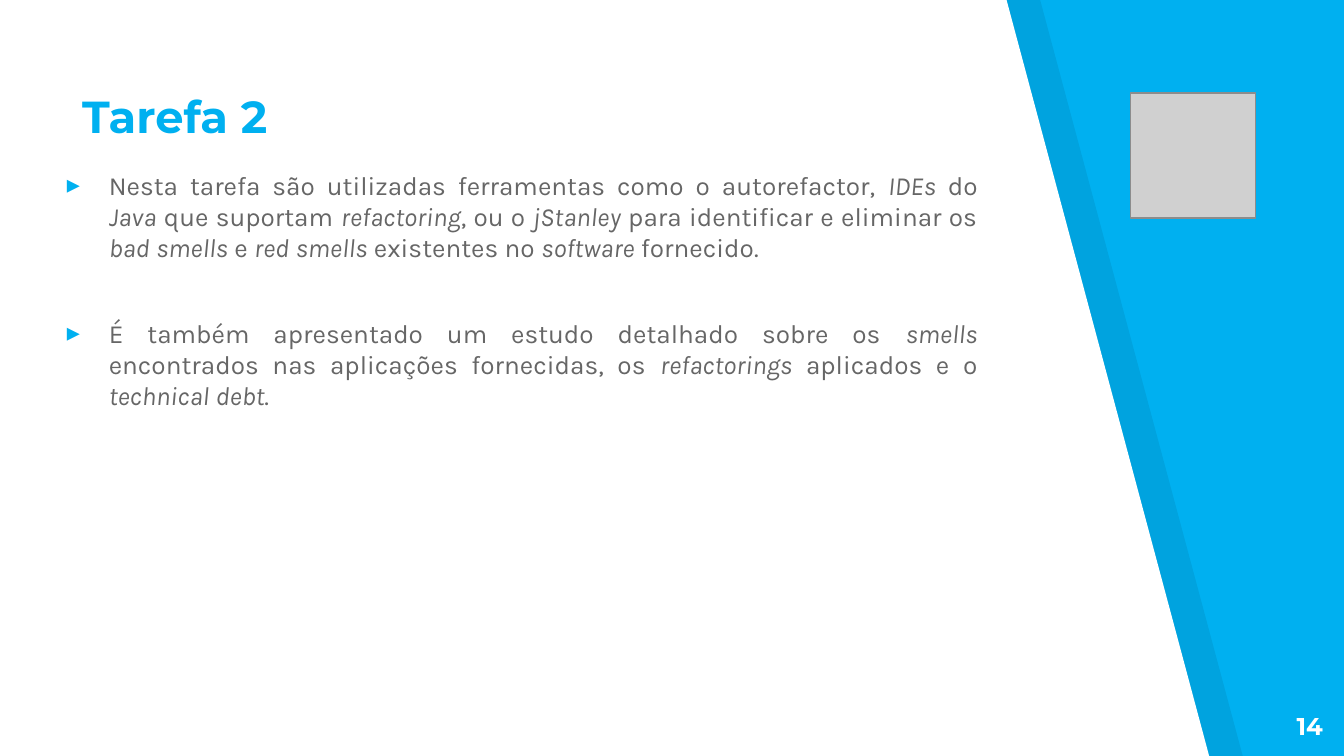
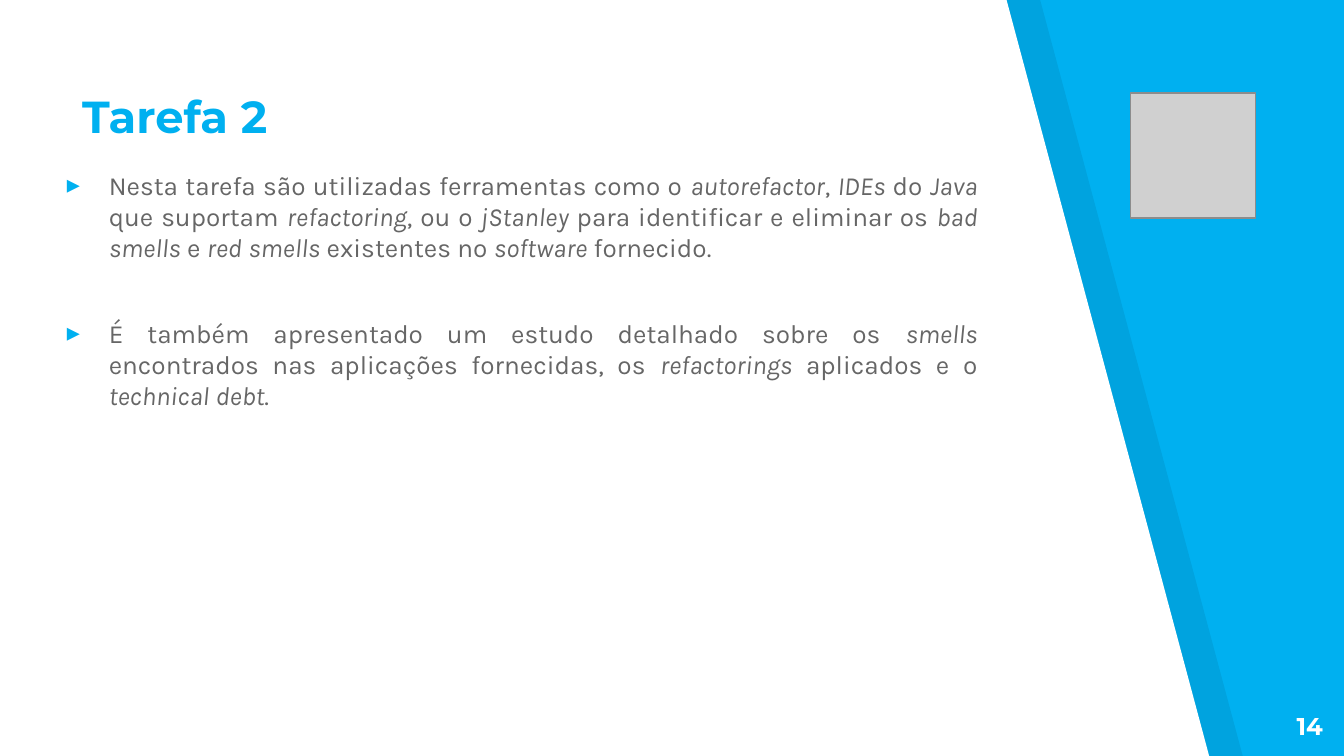
Before and after one commit to Nelson198/ATS, a slide deck: slide 14 of Apresentação.pptx. Drawn at 1344x756 pixels with LibreOffice and Linux fonts; fonts in the diff are those of the drawing; grey boxes stand for pictures. Boxes give left, top, right and bottom in pixels: in the first picture for what was removed or moved away, otherwise in the second. Text is boxed around its words. In the diff, an @@ line names an element or a change of style, - is before the commit and + after.

```diff
--- a/Apresentação.pptx
+++ b/Apresentação.pptx
@@ text at (109, 177, 978, 258): italic on in "autorefactor," @@
```
Also in this commit, not shown: 4 other slides changed, 1 slide added, 3 other files.
